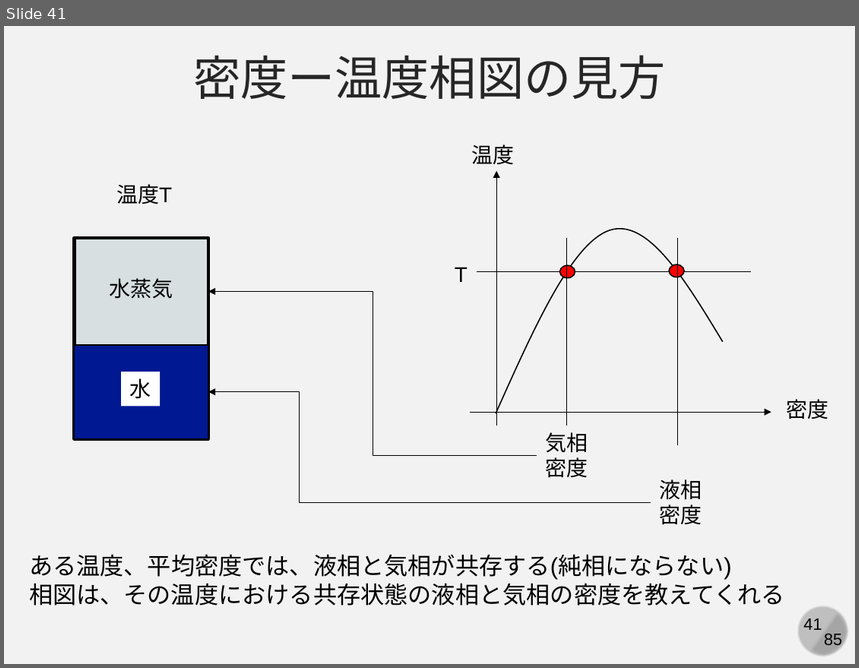
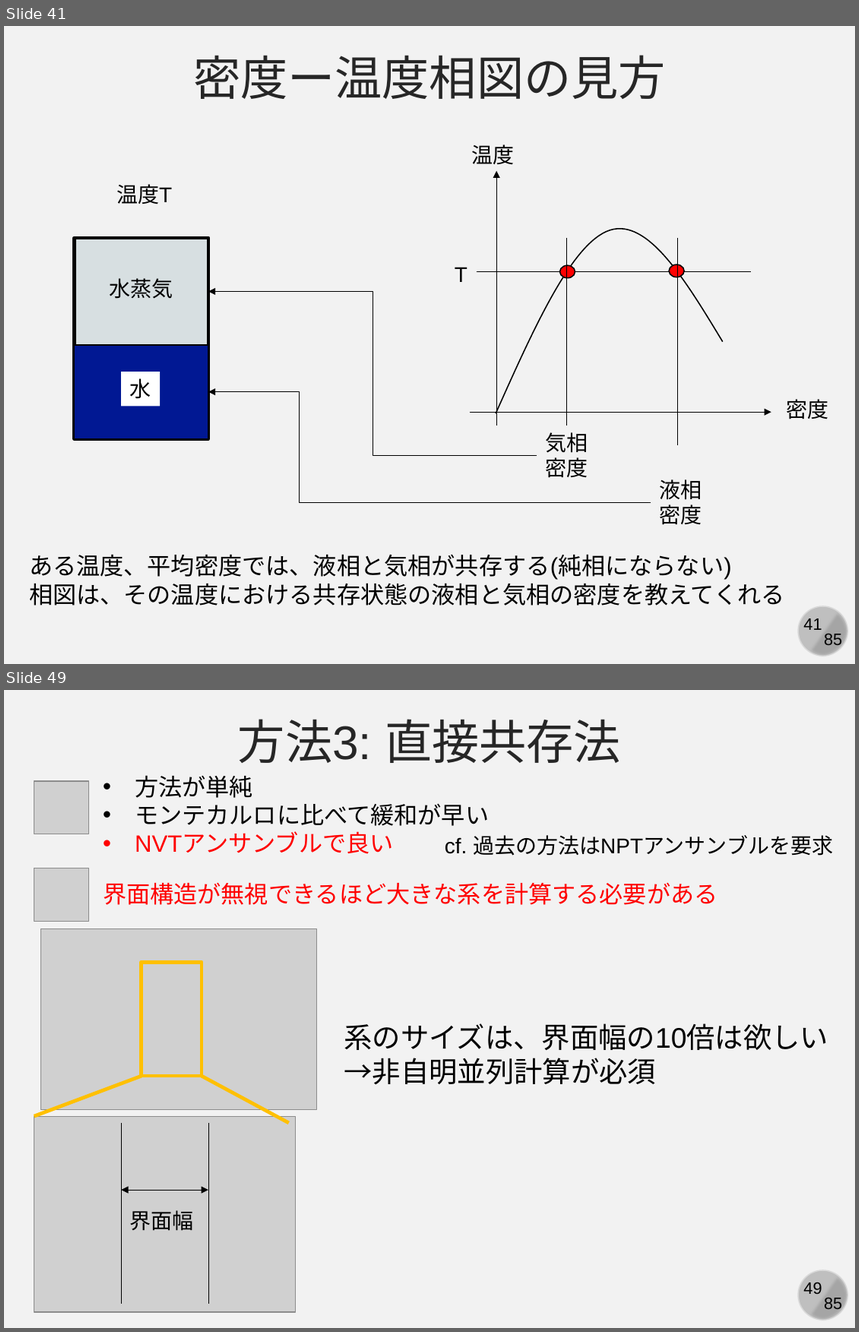
Before and after one commit to kaityo256/yamagata2022, a slide deck: 05_md_advanced/yamagata05.pptx. Shown one above the other, each under a label of ours: slide 41 before the commit, slides 41 and 49 after it; the slides between them are not shown. The pictures are 859x668 and 859x1332 pixels, drawn with LibreOffice and Linux fonts; fonts in the diff are those of the drawing; grey boxes stand for pictures. Boxes give left, top, right and bottom in pixels: in the first picture for what was removed or moved away, otherwise in the second. Text is boxed around its words. In the diff, an @@ line names an element or a change of style, - is before the commit and + after.

```diff
--- a/05_md_advanced/yamagata05.pptx
+++ b/05_md_advanced/yamagata05.pptx
@@ slide 49 added at (4, 690, 855, 1328), background #F2F2F2; not listed: 4 template elements that a slide beside it also shows @@
@@ text added at (238, 719, 621, 763), 40 pt, text #262626 @@
+方法3: 直接共存法
@@ text added at (135, 775, 489, 854), 20 pt, text #000000 @@
+• 方法が単純
+• モンテカルロに比べて緩和が早い
+• NVTアンサンブルで良い
@@ picture added at (34, 781, 88, 834) @@
@@ text added at (445, 835, 833, 856), 18 pt, text #000000 @@
+cf. 過去の方法はNPTアンサンブルを要求
@@ picture added at (34, 869, 88, 922) @@
@@ text added at (103, 883, 718, 905), 20 pt, text #FF0000 @@
+界面構造が無視できるほど大きな系を計算する必要がある
@@ picture added at (40, 929, 316, 1110) @@
@@ rectangle added at (141, 962, 202, 1076), outline #FFC000 3 pt @@
@@ text added at (344, 1024, 829, 1084), 24 pt, text #000000 @@
+系のサイズは、界面幅の10倍は欲しい
+→非自明並列計算が必須
@@ line added from (141, 1076) to (34, 1116), #FFC000 3 pt @@
@@ line added from (202, 1076) to (289, 1123), #FFC000 3 pt @@
@@ picture added at (34, 1116, 295, 1312) @@
@@ line added from (122, 1123) to (122, 1304), #000000 0.5 pt @@
@@ line added from (208, 1123) to (208, 1304), #000000 0.5 pt @@
@@ double arrow added from (122, 1191) to (208, 1191), #000000 0.5 pt @@
@@ text added at (129, 1211, 193, 1231), 18 pt, text #000000 @@
+界面幅
```
Also in this commit, not shown: 1 slide changed, 17 other slides added, 1 slide removed.
